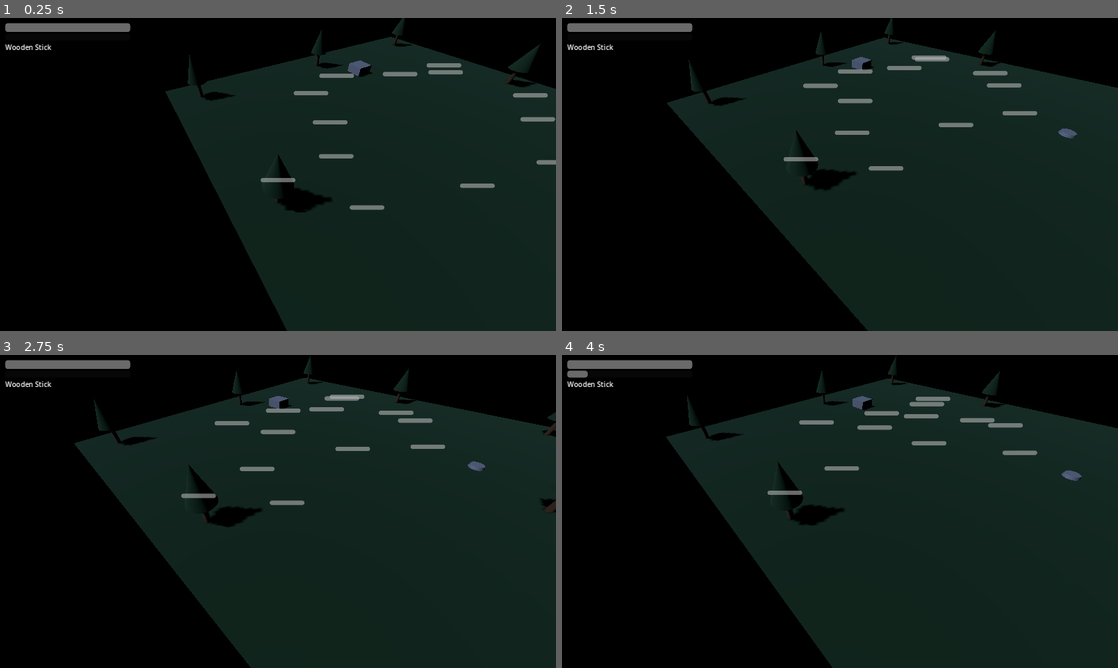
Above: before the commit, frames 1-4 (two rows, left to right).
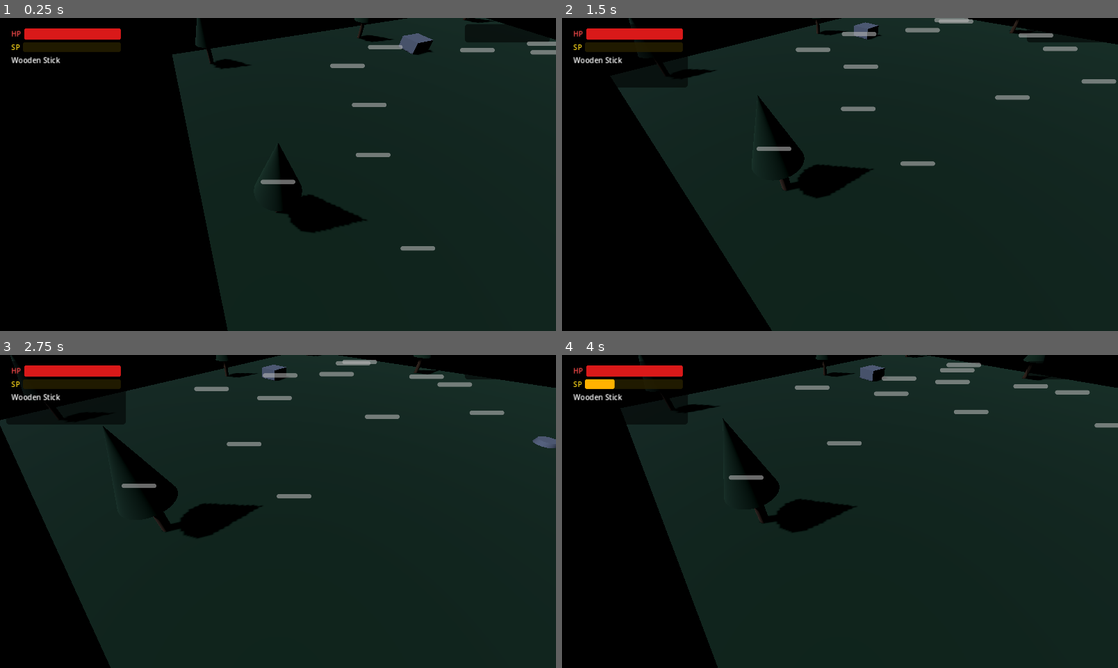
Above: after the commit, the same moments.

Repository: BitfrostKvasir/yokai
Game: Godot game, scene res://scenes/main.tscn
Same seed, same stepped clock (60 frames per second), same inputs: the game is played once before the commit and once after it.
Inputs (mouse positions are in pixels of both pictures, inside the frame that each line leads up to):
- Up to frame 1 (0.25 s): no input
- Up to frame 2 (1.5 s): tap Enter at 0.5 s; move the mouse to (962, 158) at 0.52 s; hold D (move_right) 0.53-1.25 s; hold Space (attack) 0.53-1.25 s; click (962, 158) at 0.67 s; drag from (728, 190) to (812, 237) at 1.27 s
- Up to frame 3 (2.75 s): move the mouse to (333, 442) at 2.02 s; hold D (move_right) from 2.03 s (still down); hold Shift (dodge) from 2.03 s (still down); tap Space (attack) at 2.3 s
- Up to frame 4 (4 s): release D (move_right) at 2.75 s; release Shift (dodge) at 2.75 s; drag from (812, 574) to (673, 464) at 2.77 s; move the mouse to (1006, 558) at 3.52 s; hold A (move_left) from 3.53 s (still down); hold Space (attack) from 3.53 s (still down); tap F (interact) at 3.6 s

The runs differ from the first frame. In frame 1, 14% of the frame differs, in the area x 0-100%, y 0-100%; in frame 2, 22%; in frame 3, 28%; in frame 4, 23%.

Commit message:
fix: instant attack on press (YWB2 style), closer camera, bold visible HUD
Co-Authored-By: Claude Sonnet 4.6 <noreply@anthropic.com>

Diff:
--- a/scenes/ui/hud.tscn
+++ b/scenes/ui/hud.tscn
@@ -1,39 +1,130 @@
-[gd_scene load_steps=2 format=3]
+[gd_scene load_steps=10 format=3]
 
 [ext_resource type="Script" path="res://scripts/ui/hud.gd" id="1_hud"]
+
+[sub_resource type="StyleBoxFlat" id="StyleBoxFlat_hp_fill"]
+bg_color = Color(0.85, 0.1, 0.1, 1)
+corner_radius_top_left = 4
+corner_radius_top_right = 4
+corner_radius_bottom_right = 4
+corner_radius_bottom_left = 4
+
+[sub_resource type="StyleBoxFlat" id="StyleBoxFlat_hp_bg"]
+bg_color = Color(0.15, 0.05, 0.05, 0.85)
+corner_radius_top_left = 4
+corner_radius_top_right = 4
+corner_radius_bottom_right = 4
+corner_radius_bottom_left = 4
+
+[sub_resource type="StyleBoxFlat" id="StyleBoxFlat_sp_fill"]
+bg_color = Color(1.0, 0.7, 0.0, 1)
+corner_radius_top_left = 4
+corner_radius_top_right = 4
+corner_radius_bottom_right = 4
+corner_radius_bottom_left = 4
+
+[sub_resource type="StyleBoxFlat" id="StyleBoxFlat_sp_bg"]
+bg_color = Color(0.15, 0.12, 0.0, 0.85)
+corner_radius_top_left = 4
+corner_radius_top_right = 4
+corner_radius_bottom_right = 4
+corner_radius_bottom_left = 4
+
+[sub_resource type="StyleBoxFlat" id="StyleBoxFlat_panel"]
+bg_color = Color(0.0, 0.0, 0.0, 0.55)
+corner_radius_top_left = 8
+corner_radius_top_right = 8
+corner_radius_bottom_right = 8
+corner_radius_bottom_left = 8
+content_margin_left = 12.0
+content_margin_top = 10.0
+content_margin_right = 12.0
+content_margin_bottom = 10.0
+
+[sub_resource type="StyleBoxFlat" id="StyleBoxFlat_parts_panel"]
+bg_color = Color(0.0, 0.0, 0.0, 0.55)
+corner_radius_top_left = 8
+corner_radius_top_right = 8
+corner_radius_bottom_right = 8
+corner_radius_bottom_left = 8
+content_margin_left = 12.0
+content_margin_top = 10.0
+content_margin_right = 12.0
+content_margin_bottom = 10.0
 
 [node name="HUD" type="CanvasLayer"]
 script = ExtResource("1_hud")
 
-[node name="TopLeft" type="VBoxContainer" parent="."]
-offset_left = 12.0
-offset_top = 12.0
-offset_right = 300.0
-offset_bottom = 120.0
+[node name="TopLeftPanel" type="PanelContainer" parent="."]
+offset_left = 14.0
+offset_top = 14.0
+offset_right = 290.0
+offset_bottom = 160.0
+theme_override_styles/panel = SubResource("StyleBoxFlat_panel")
 
-[node name="HPBar" type="ProgressBar" parent="TopLeft"]
-custom_minimum_size = Vector2(200, 20)
+[node name="TopLeft" type="VBoxContainer" parent="TopLeftPanel"]
+theme_override_constants/separation = 6
+
+[node name="HPRow" type="HBoxContainer" parent="TopLeftPanel/TopLeft"]
+theme_override_constants/separation = 8
+
+[node name="HPIcon" type="Label" parent="TopLeftPanel/TopLeft/HPRow"]
+text = "HP"
+theme_override_font_sizes/font_size = 16
+theme_override_colors/font_color = Color(1, 0.3, 0.3, 1)
+theme_override_colors/font_outline_color = Color(0, 0, 0, 1)
+theme_override_constants/outline_size = 3
+vertical_alignment = 1
+
+[node name="HPBar" type="ProgressBar" parent="TopLeftPanel/TopLeft/HPRow"]
+custom_minimum_size = Vector2(210, 26)
+size_flags_horizontal = 3
 max_value = 100.0
 value = 100.0
 show_percentage = false
+theme_override_styles/fill = SubResource("StyleBoxFlat_hp_fill")
+theme_override_styles/background = SubResource("StyleBoxFlat_hp_bg")
 
-[node name="SPBar" type="ProgressBar" parent="TopLeft"]
-custom_minimum_size = Vector2(200, 16)
+[node name="SPRow" type="HBoxContainer" parent="TopLeftPanel/TopLeft"]
+theme_override_constants/separation = 8
+
+[node name="SPIcon" type="Label" parent="TopLeftPanel/TopLeft/SPRow"]
+text = "SP"
+theme_override_font_sizes/font_size = 16
+theme_override_colors/font_color = Color(1, 0.85, 0.1, 1)
+theme_override_colors/font_outline_color = Color(0, 0, 0, 1)
+theme_override_constants/outline_size = 3
+vertical_alignment = 1
+
+[node name="SPBar" type="ProgressBar" parent="TopLeftPanel/TopLeft/SPRow"]
+custom_minimum_size = Vector2(210, 22)
+size_flags_horizontal = 3
 max_value = 100.0
 value = 0.0
 show_percentage = false
+theme_override_styles/fill = SubResource("StyleBoxFlat_sp_fill")
+theme_override_styles/background = SubResource("StyleBoxFlat_sp_bg")
 
-[node name="WeaponLabel" type="Label" parent="TopLeft"]
+[node name="WeaponLabel" type="Label" parent="TopLeftPanel/TopLeft"]
 text = "Wooden Stick"
+theme_override_font_sizes/font_size = 17
+theme_override_colors/font_color = Color(1, 1, 1, 1)
+theme_override_colors/font_outline_color = Color(0, 0, 0, 1)
+theme_override_constants/outline_size = 3
 
-[node name="BottomRight" type="VBoxContainer" parent="."]
-anchors_preset = 4
+[node name="BottomRightPanel" type="PanelContainer" parent="."]
 anchor_left = 1.0
 anchor_right = 1.0
-offset_left = -200.0
-offset_top = 12.0
-offset_right = -12.0
+anchor_bottom = 0.0
+offset_left = -210.0
+offset_top = 14.0
+offset_right = -14.0
+theme_override_styles/panel = SubResource("StyleBoxFlat_parts_panel")
 
-[node name="PartsLabel" type="Label" parent="BottomRight"]
+[node name="PartsLabel" type="Label" parent="BottomRightPanel"]
 text = ""
+theme_override_font_sizes/font_size = 16
+theme_override_colors/font_color = Color(1, 1, 1, 1)
+theme_override_colors/font_outline_color = Color(0, 0, 0, 1)
+theme_override_constants/outline_size = 3
 horizontal_alignment = 2
--- a/scripts/player/player.gd
+++ b/scripts/player/player.gd
@@ -3,7 +3,7 @@
 
 const CAM_FORWARD := Vector3(-0.707, 0.0, -0.707)
 const CAM_RIGHT   := Vector3( 0.707, 0.0, -0.707)
-const CAMERA_OFFSET := Vector3(10.0, 14.0, 10.0)
+const CAMERA_OFFSET := Vector3(6.0, 9.0, 6.0)
 const CAMERA_SMOOTH := 8.0
 const GRAVITY := 9.8
 const COMBO_WINDOW     := 0.5
@@ -90,8 +90,14 @@
 	set_physics_process(false)
 
 func _process(delta: float) -> void:
+	# Heavy attack fires automatically after holding 0.6s (between light hits)
 	if Input.is_action_pressed("attack") and not is_attacking:
 		hold_timer += delta
+		if hold_timer >= 0.6:
+			hold_timer = 0.0
+			_do_attack(true)
+	elif not Input.is_action_pressed("attack"):
+		hold_timer = 0.0
 	if combo_timer > 0.0:
 		combo_timer -= delta
 		if combo_timer <= 0.0:
@@ -100,13 +106,10 @@
 func _unhandled_input(event: InputEvent) -> void:
 	if is_stunned:
 		return
+	# Light attack fires IMMEDIATELY on press — no waiting for release
 	if event.is_action_pressed("attack") and not is_attacking:
 		hold_timer = 0.0
-	if event.is_action_released("attack") and not is_attacking:
-		if hold_timer >= 0.4:
-			_do_attack(true)
-		else:
-			_do_attack(false)
+		_do_attack(false)
 	if event.is_action_pressed("special"):
 		_do_special()
 	if event.is_action_pressed("dodge") and not is_dodging and not is_attacking:
--- a/scripts/ui/hud.gd
+++ b/scripts/ui/hud.gd
@@ -1,10 +1,10 @@
 class_name HUD
 extends CanvasLayer
 
-@onready var hp_bar: ProgressBar = $TopLeft/HPBar
-@onready var sp_bar: ProgressBar = $TopLeft/SPBar
-@onready var weapon_label: Label = $TopLeft/WeaponLabel
-@onready var parts_label: Label = $BottomRight/PartsLabel
+@onready var hp_bar: ProgressBar = $TopLeftPanel/TopLeft/HPRow/HPBar
+@onready var sp_bar: ProgressBar = $TopLeftPanel/TopLeft/SPRow/SPBar
+@onready var weapon_label: Label = $TopLeftPanel/TopLeft/WeaponLabel
+@onready var parts_label: Label = $BottomRightPanel/PartsLabel
 
 var player_stats: PlayerStats
 var enemy_bars: Dictionary = {}
